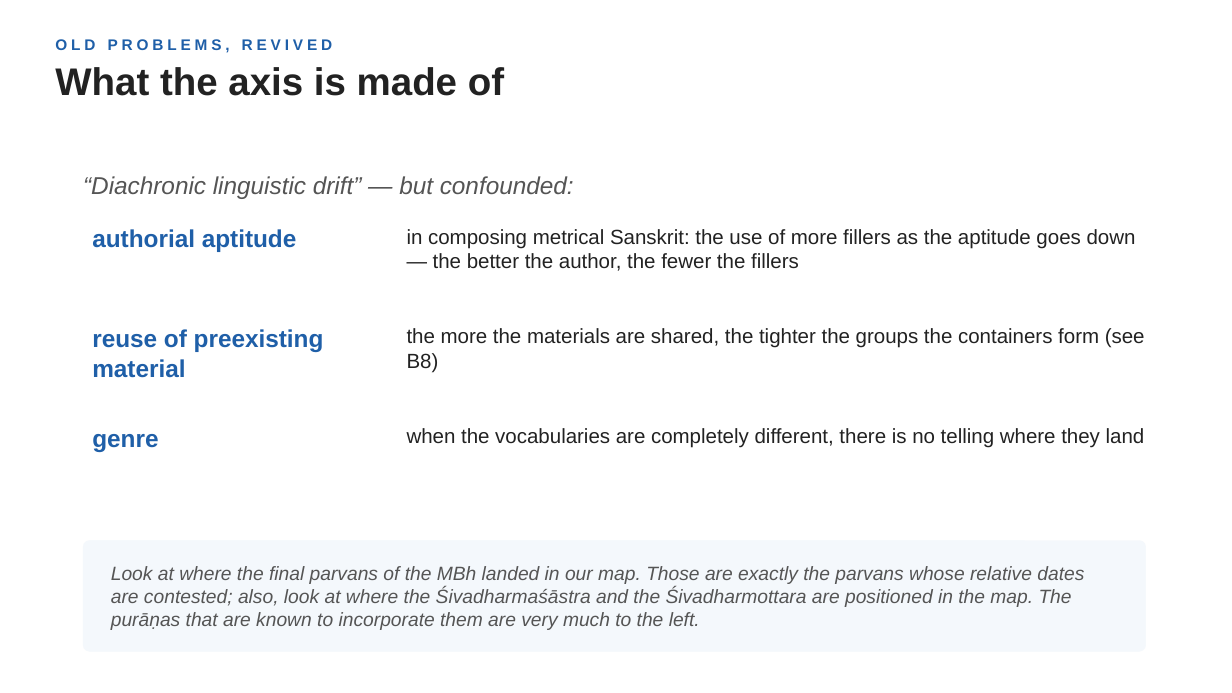
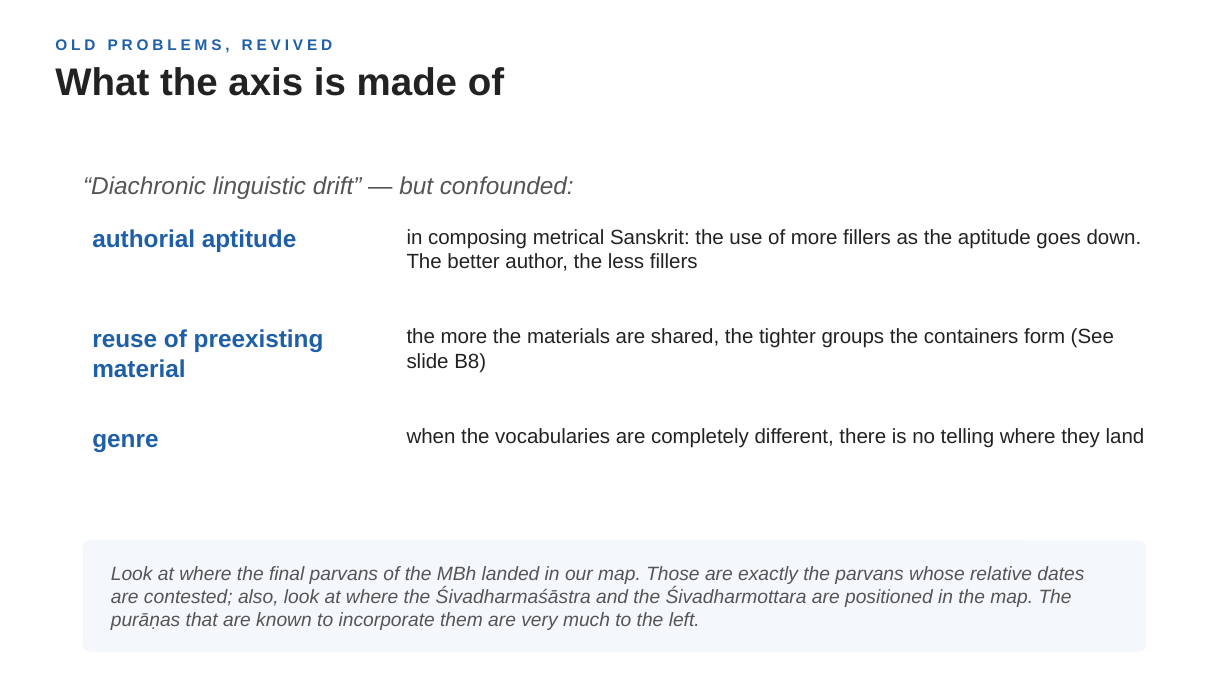
Before and after one commit to kengoharimoto/stylometry-experiments, a slide deck: slide 20 of materials/presentation_2026/chronology_stratification.pptx (slide 19 before the commit). Drawn at 1232x693 pixels with LibreOffice and Linux fonts; fonts in the diff are those of the drawing. Boxes give left, top, right and bottom in pixels: in the first picture for what was removed or moved away, otherwise in the second. Text is boxed around its words. In the diff, an @@ line names an element or a change of style, - is before the commit and + after.

```diff
--- a/materials/presentation_2026/chronology_stratification.pptx
+++ b/materials/presentation_2026/chronology_stratification.pptx
@@ text at <box>407,229,1142,271</box>: text changed @@
-in composing metrical Sanskrit: the use of more fillers as the aptitude goes down — the better the author, the fewer the fillers
+in composing metrical Sanskrit: the use of more fillers as the aptitude goes down. The better author, the less fillers
@@ text at <box>407,328,1114,373</box>: text changed @@
-the more the materials are shared, the tighter the groups the containers form (see B8)
+the more the materials are shared, the tighter groups the containers form (See slide B8)
```
Also in this commit, not shown: 10 other slides changed, 2 slides added, 1 slide removed, 6 other files.
